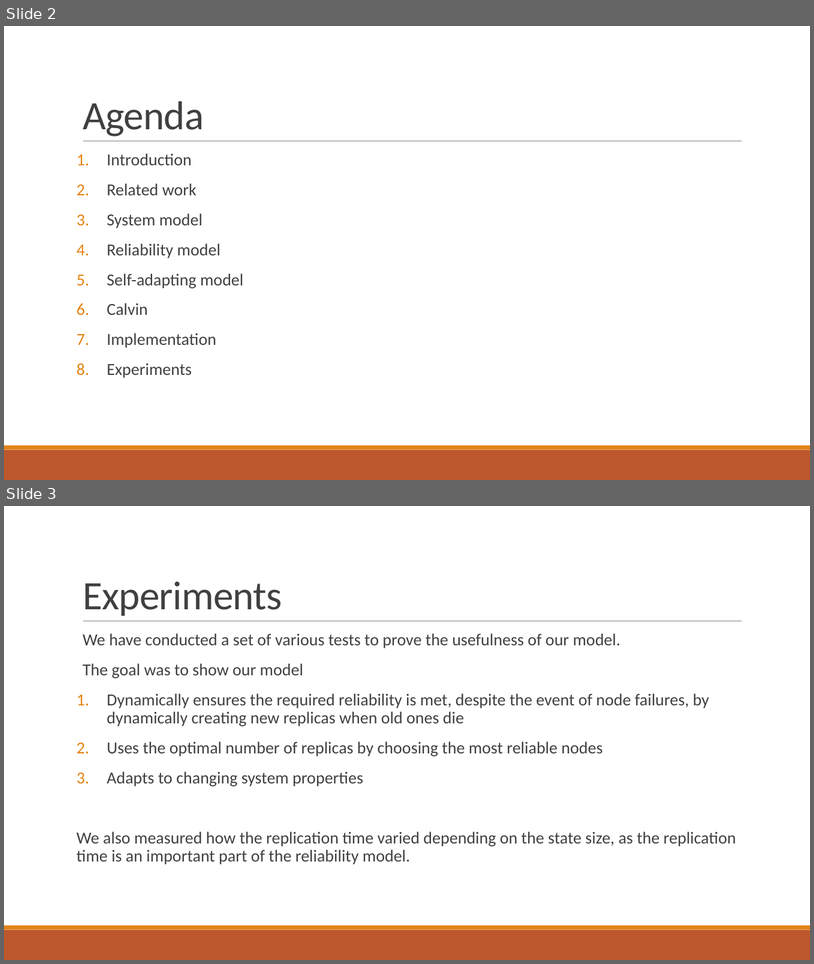
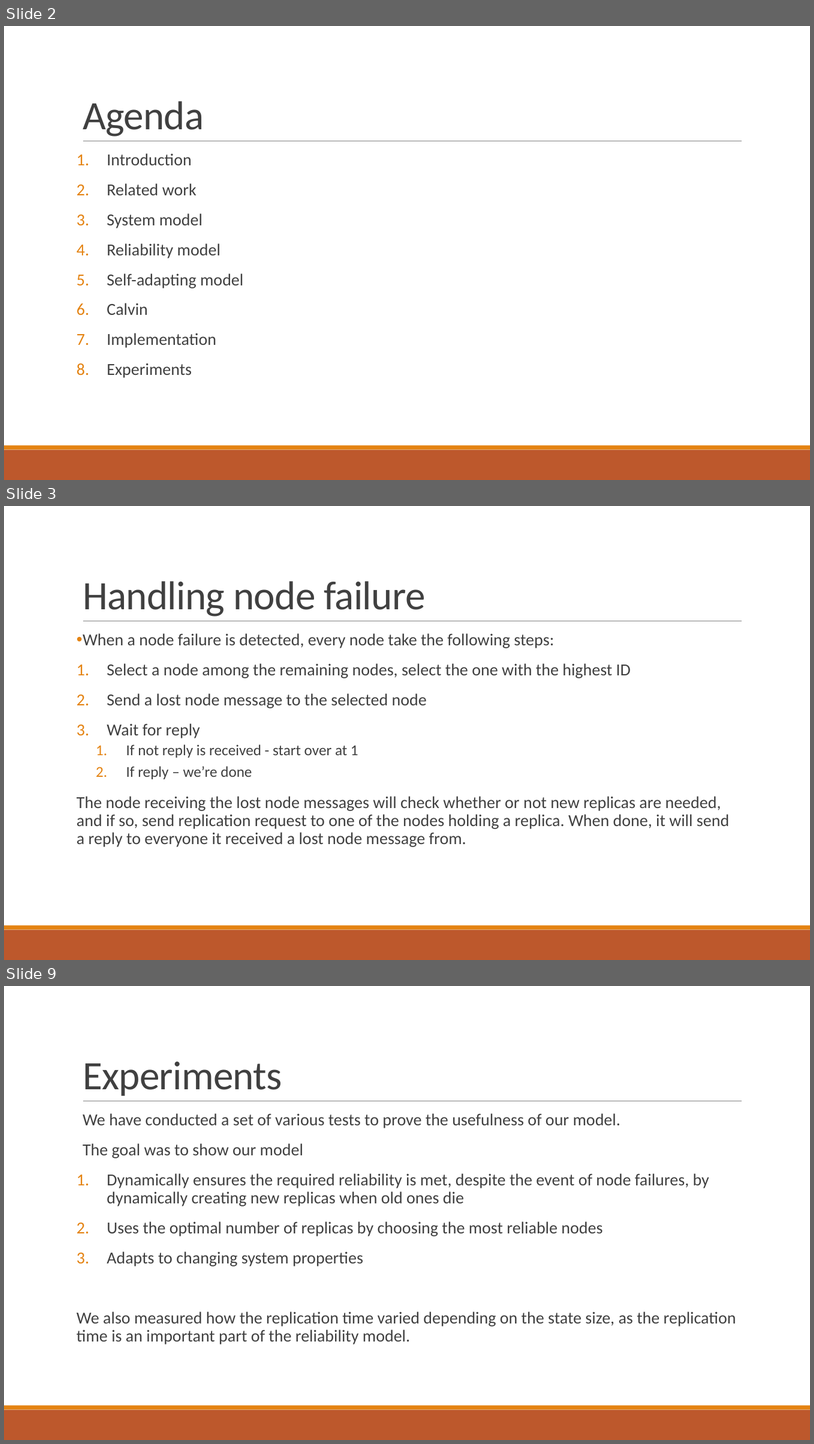
Before and after one commit to PStahl/master_thesis, a slide deck: presentation/presentation.pptx. Shown one above the other, each under a label of ours: slides 2 and 3 before the commit, slides 2, 3 and 9 after it; the slides between them are not shown. The pictures are 814x964 and 814x1444 pixels, drawn with LibreOffice and Linux fonts; fonts in the diff are those of the drawing. Boxes give left, top, right and bottom in pixels: in the first picture for what was removed or moved away, otherwise in the second. Text is boxed around its words. In the diff, an @@ line names an element or a change of style, - is before the commit and + after.

```diff
--- a/presentation/presentation.pptx
+++ b/presentation/presentation.pptx
@@ slide 3 added at (4,506,810,960), background #FFFFFF; not listed: 3 template elements that a slide beside it also shows @@
@@ title added at (83,581,425,616), 48 pt, text #404040 @@
+Handling node failure
@@ text added at (77,633,729,847), 20 pt, text #404040 @@
+• When a node failure is detected, every node take the following steps:
+1. Select a node among the remaining nodes, select the one with the highest ID
+2. Send a lost node message to the selected node
+3. Wait for reply
+  1. If not reply is received - start over at 1
+  2. If reply – we’re done
+The node receiving the lost node messages will check whether or not new replicas are needed, and if so, send replication request to one of the nodes holding a replica. When done, it will send a reply to everyone it received a lost node message from.
@@ what was slide 3 is now slide 9 @@
```
Also in this commit, not shown: 3 slides changed, 10 other slides added, 5 other files.
